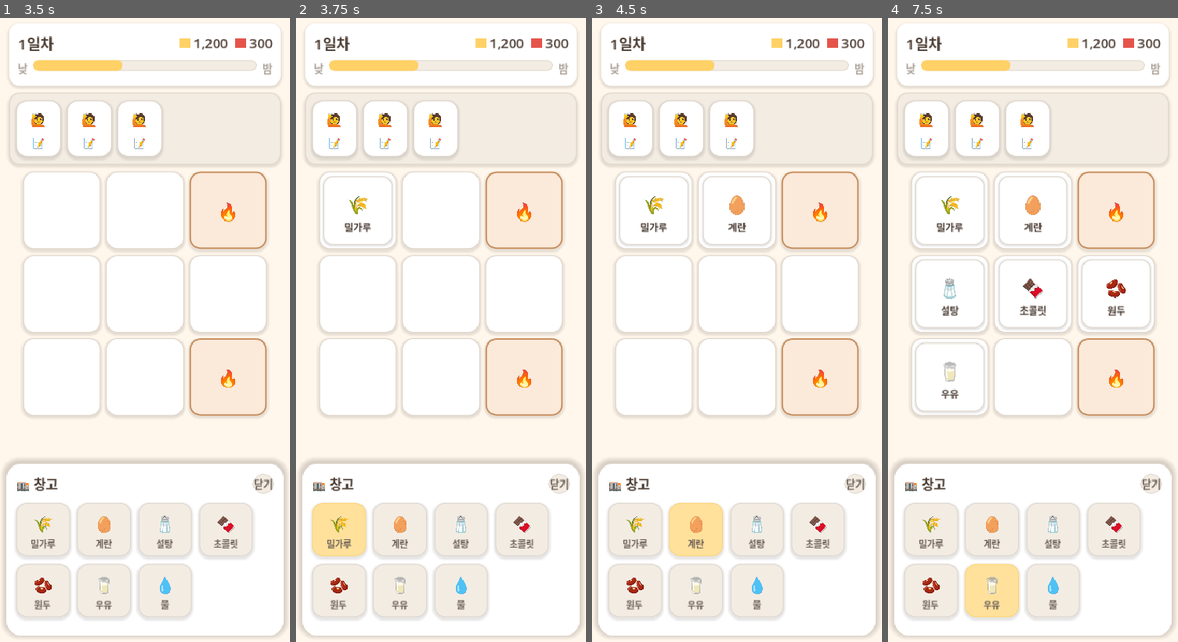
Above: before the commit, frames 1-4 (left to right).
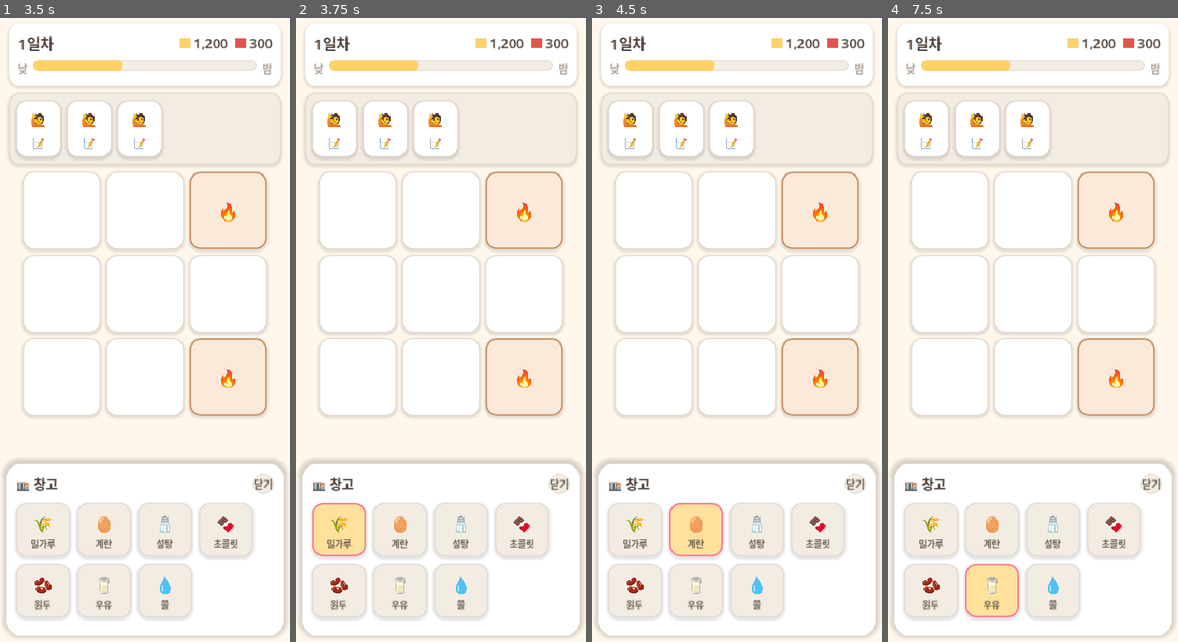
Above: after the commit, the same moments.

Repository: yellyB/game-slot-kitchen
Game: Godot game, scene res://scenes/Main.tscn
Same seed, same stepped clock (60 frames per second), same inputs: the game is played once before the commit and once after it.
Inputs (mouse positions are in pixels of both pictures, inside the frame that each line leads up to):
- Up to frame 1 (3.5 s): click "🏬 창고" at 0.5 s; click "🗑️ 휴지통" at 1.25 s; click "닫기" at 2 s; click "🏬 창고" at 2.75 s
- Up to frame 2 (3.75 s): click (339, 529) at 3.52 s
- Up to frame 3 (4.5 s): click (696, 529) at 4.27 s
- Up to frame 4 (7.5 s): click (1053, 529) at 5.02 s; click (1114, 529) at 5.77 s; click (931, 592) at 6.52 s; click (992, 592) at 7.27 s

Frame 1 is identical in both runs. In frame 2, 0.5% of the frame differs, in the area x 5-34%, y 25-87%; in frame 3, 0.9%; in frame 4, 2.4%, in the area x 9-91%, y 25-97%.

Commit message:
feat: 창고→슬롯 드래그 + 슬롯↔슬롯 이동 (클릭·드래그 공용)
Slot/IngredientCard/IngredientTile/TrashButton을 통합 이동 인터페이스로
정리. 이제 모든 이동(창고→슬롯, 슬롯↔슬롯, 슬롯→휴지통)이 클릭-투-클릭과
드래그앤드롭 둘 다로 동작. 선택 시 하이라이트, 빈 곳 클릭 시 선택 해제.

Co-Authored-By: Claude Opus 4.8 (1M context) <noreply@anthropic.com>

Diff:
--- a/scripts/ingredient_card.gd
+++ b/scripts/ingredient_card.gd
@@ -1,9 +1,10 @@
 class_name IngredientCard
 extends PanelContainer
-## 슬롯에 놓이는 재료 카드. 휴지통으로 드래그하면 제거된다.
+## 슬롯에 놓인 재료 카드. 소스 역할 — 클릭/드래그로 다른 슬롯·휴지통으로 이동.
 ## 아이콘/이름은 placeholder — 나중에 손그림 TextureRect로 교체.
 
 var ing_id: String
+var _style: StyleBoxFlat
 
 func setup(id: String) -> void:
 	ing_id = id
@@ -12,36 +13,63 @@
 	mouse_filter = Control.MOUSE_FILTER_STOP
 	var def := Ingredients.get_def(ing_id)
 
-	var s := StyleBoxFlat.new()
-	s.bg_color = Palette.WHITE
-	s.set_corner_radius_all(12)
-	s.set_border_width_all(1)
-	s.border_color = Palette.GRAY300
-	s.shadow_color = Color(0.164, 0.129, 0.106, 0.12)
-	s.shadow_size = 3
-	s.shadow_offset = Vector2(0, 1)
-	add_theme_stylebox_override("panel", s)
+	_style = StyleBoxFlat.new()
+	_style.bg_color = Palette.WHITE
+	_style.set_corner_radius_all(12)
+	_style.set_border_width_all(1)
+	_style.border_color = Palette.GRAY300
+	_style.shadow_color = Color(0.164, 0.129, 0.106, 0.12)
+	_style.shadow_size = 3
+	_style.shadow_offset = Vector2(0, 1)
+	add_theme_stylebox_override("panel", _style)
 
 	var v := VBoxContainer.new()
+	v.mouse_filter = Control.MOUSE_FILTER_IGNORE
 	v.alignment = BoxContainer.ALIGNMENT_CENTER
 	v.add_theme_constant_override("separation", 2)
 	add_child(v)
 
 	var icon := Label.new()
 	icon.text = str(def.get("icon", "?"))
+	icon.mouse_filter = Control.MOUSE_FILTER_IGNORE
 	icon.add_theme_font_size_override("font_size", 30)
 	icon.horizontal_alignment = HORIZONTAL_ALIGNMENT_CENTER
 	v.add_child(icon)
 
 	var name_lbl := Label.new()
 	name_lbl.text = str(def.get("name", ing_id))
+	name_lbl.mouse_filter = Control.MOUSE_FILTER_IGNORE
 	name_lbl.add_theme_font_size_override("font_size", 13)
 	name_lbl.add_theme_color_override("font_color", Palette.TEXT)
 	name_lbl.horizontal_alignment = HORIZONTAL_ALIGNMENT_CENTER
 	v.add_child(name_lbl)
 
-## 드래그 시작 — 휴지통(TrashButton)이 받아 제거.
+
+# ── 공용 소스 인터페이스 ──────────────────────────────────
+func get_move_payload() -> Dictionary:
+	return {"kind": "move", "card": self}
+
+
+func set_selected(sel: bool) -> void:
+	_style.border_color = Palette.MAIN if sel else Palette.GRAY300
+	_style.set_border_width_all(2 if sel else 1)
+
+
+# ── 클릭 ──────────────────────────────────────────────────
+func _gui_input(event: InputEvent) -> void:
+	if event is InputEventMouseButton and event.button_index == MOUSE_BUTTON_LEFT and not event.pressed:
+		Move.on_click(self)
+		accept_event()
+
+
+# ── 드래그 시작 ───────────────────────────────────────────
 func _get_drag_data(_at_position: Vector2) -> Variant:
+	Move.begin_drag()
+	set_drag_preview(_make_preview())
+	return get_move_payload()
+
+
+func _make_preview() -> Control:
 	var preview := PanelContainer.new()
 	var ps := StyleBoxFlat.new()
 	ps.bg_color = Palette.WHITE
@@ -55,6 +83,4 @@
 	lbl.text = str(Ingredients.get_def(ing_id).get("icon", "?"))
 	lbl.add_theme_font_size_override("font_size", 30)
 	preview.add_child(lbl)
-
-	set_drag_preview(preview)
-	return {"type": "ingredient", "card": self, "id": ing_id}
+	return preview
--- /dev/null
+++ b/scripts/ingredient_tile.gd
@@ -0,0 +1,90 @@
+class_name IngredientTile
+extends Button
+## 창고 재료 타일. 소스 역할 — 클릭/드래그로 슬롯에 신규 배치("new").
+## 보드가 꽉 차면 main에서 disabled 처리.
+
+var ing_id: String
+var _selected := false
+
+func setup(id: String) -> void:
+	ing_id = id
+
+func _ready() -> void:
+	custom_minimum_size = Vector2(72, 72)
+	toggle_mode = false
+	_apply_style()
+
+	var v := VBoxContainer.new()
+	v.mouse_filter = Control.MOUSE_FILTER_IGNORE
+	v.set_anchors_and_offsets_preset(Control.PRESET_FULL_RECT)
+	v.alignment = BoxContainer.ALIGNMENT_CENTER
+	v.add_theme_constant_override("separation", 2)
+	add_child(v)
+
+	var def := Ingredients.get_def(ing_id)
+	var icon := Label.new()
+	icon.text = str(def.get("icon", "?"))
+	icon.mouse_filter = Control.MOUSE_FILTER_IGNORE
+	icon.add_theme_font_size_override("font_size", 26)
+	icon.horizontal_alignment = HORIZONTAL_ALIGNMENT_CENTER
+	v.add_child(icon)
+
+	var name_lbl := Label.new()
+	name_lbl.text = str(def.get("name", ing_id))
+	name_lbl.mouse_filter = Control.MOUSE_FILTER_IGNORE
+	name_lbl.add_theme_font_size_override("font_size", 12)
+	name_lbl.add_theme_color_override("font_color", Palette.GRAY700)
+	name_lbl.horizontal_alignment = HORIZONTAL_ALIGNMENT_CENTER
+	v.add_child(name_lbl)
+
+	pressed.connect(func(): Move.on_click(self))
+
+
+# ── 공용 소스 인터페이스 ──────────────────────────────────
+func get_move_payload() -> Dictionary:
+	return {"kind": "new", "id": ing_id}
+
+
+func set_selected(sel: bool) -> void:
+	_selected = sel
+	_apply_style()
+
+
+# ── 드래그 시작 ───────────────────────────────────────────
+func _get_drag_data(_at_position: Vector2) -> Variant:
+	Move.begin_drag()
+	var preview := PanelContainer.new()
+	var ps := StyleBoxFlat.new()
+	ps.bg_color = Palette.WHITE
+	ps.set_corner_radius_all(12)
+	ps.set_border_width_all(2)
+	ps.border_color = Palette.MAIN
+	preview.add_theme_stylebox_override("panel", ps)
+	preview.modulate = Color(1, 1, 1, 0.9)
+	var lbl := Label.new()
+	lbl.text = str(Ingredients.get_def(ing_id).get("icon", "?"))
+	lbl.add_theme_font_size_override("font_size", 26)
+	preview.add_child(lbl)
+	set_drag_preview(preview)
+	return get_move_payload()
+
+
+func _apply_style() -> void:
+	var border := Palette.MAIN if _selected else Palette.GRAY300
+	var border_w := 2 if _selected else 1
+	add_theme_stylebox_override("normal", _tile_box(Palette.GRAY100, border, border_w))
+	add_theme_stylebox_override("hover", _tile_box(Palette.ACCENT.lightened(0.35), border, border_w))
+	add_theme_stylebox_override("pressed", _tile_box(Palette.ACCENT.lightened(0.2), Palette.ACCENT, 2))
+	add_theme_stylebox_override("disabled", _tile_box(Palette.GRAY100, Palette.GRAY300, 1))
+
+
+func _tile_box(bg: Color, border: Color, border_w: int) -> StyleBoxFlat:
+	var s := StyleBoxFlat.new()
+	s.bg_color = bg
+	s.set_corner_radius_all(14)
+	s.set_border_width_all(border_w)
+	s.border_color = border
+	s.shadow_color = Color(0.164, 0.129, 0.106, 0.12)
+	s.shadow_size = 4
+	s.shadow_offset = Vector2(0, 2)
+	return s
--- a/scripts/main.gd
+++ b/scripts/main.gd
@@ -1,40 +1,40 @@
 extends Control
 ## 메인 게임 화면.
 ## D1: 정적 레이아웃(상단바·손님 큐·슬롯 그리드·하단 버튼).
-## D2: 창고에서 재료 꺼내 빈 슬롯 채우기(no-stack) + 휴지통 드래그로 제거.
+## D2: 창고에서 재료 꺼내기 + 슬롯 배치/이동/휴지통 제거.
+##     모든 이동은 Move 컨트롤러로 클릭·드래그 공용 처리.
 ## 비주얼-A: StyleBoxFlat 테마(둥근·팔레트색·그림자)를 코드로.
 
 const GRID_COLS := 3
 const GRID_SLOTS := 9
 const TOOL_SLOTS := [2, 8]  # 도구석(🔥) 위치 (우상·우하) — 재료 못 들어옴
 
-# 슬롯 상태 (인덱스 정렬)
-var _slot_holders: Array[MarginContainer] = []  # 카드가 담기는 칸
-var _slot_is_tool: Array[bool] = []
-
-# 하단 버튼 / 창고 시트
+var _slots: Array[Slot] = []
+
 var _warehouse_btn: Button
 var _trash_btn: TrashButton
 var _warehouse_sheet: Panel
-var _tiles: Array[Button] = []
+var _tiles: Array[IngredientTile] = []
 
 
 func _ready() -> void:
-	# 배경 크림
+	# 배경 크림 — 빈 곳 클릭 시 선택 해제 캐처
 	var bg := ColorRect.new()
 	bg.color = Palette.BG_CREAM
 	bg.set_anchors_and_offsets_preset(Control.PRESET_FULL_RECT)
-	bg.mouse_filter = Control.MOUSE_FILTER_IGNORE
+	bg.gui_input.connect(_on_background_input)
 	add_child(bg)
 
-	# 바깥 여백
+	# 바깥 여백 (구조 컨테이너는 클릭 통과 → 빈 곳 클릭이 bg로)
 	var margin := MarginContainer.new()
 	margin.set_anchors_and_offsets_preset(Control.PRESET_FULL_RECT)
+	margin.mouse_filter = Control.MOUSE_FILTER_IGNORE
 	for side in ["left", "right", "top", "bottom"]:
 		margin.add_theme_constant_override("margin_" + side, 12)
 	add_child(margin)
 
 	var col := VBoxContainer.new()
+	col.mouse_filter = Control.MOUSE_FILTER_IGNORE
 	col.add_theme_constant_override("separation", 10)
 	margin.add_child(col)
 
@@ -43,6 +43,7 @@
 	col.add_child(_build_slot_grid())
 
 	var spacer := Control.new()
+	spacer.mouse_filter = Control.MOUSE_FILTER_IGNORE
 	spacer.size_flags_vertical = Control.SIZE_EXPAND_FILL
 	col.add_child(spacer)
 
@@ -51,6 +52,8 @@
 	# 창고 시트는 다른 UI 위에 뜨도록 마지막에 추가
 	_warehouse_sheet = _build_warehouse_sheet()
 	add_child(_warehouse_sheet)
+
+	Move.performed.connect(_refresh_tiles)
 
 
 # ── 상단바: 일차·돈·가게세 + 영업시간 바 ──────────────────────
@@ -67,7 +70,6 @@
 	box.add_theme_constant_override("separation", 8)
 	pad.add_child(box)
 
-	# 1행: 일차 · 돈 · 가게세
 	var row := HBoxContainer.new()
 	row.add_theme_constant_override("separation", 10)
 	box.add_child(row)
@@ -78,10 +80,9 @@
 	gap.size_flags_horizontal = Control.SIZE_EXPAND_FILL
 	row.add_child(gap)
 
-	row.add_child(_money(Palette.ACCENT, "1,200"))   # 돈 🪙
-	row.add_child(_money(Palette.DANGER, "300"))      # 가게세 🏠
-
-	# 2행: 영업시간 진행 바 (해 → 달)
+	row.add_child(_money(Palette.ACCENT, "1,200"))
+	row.add_child(_money(Palette.DANGER, "300"))
+
 	var hours := HBoxContainer.new()
 	hours.add_theme_constant_override("separation", 8)
 	box.add_child(hours)
@@ -153,47 +154,28 @@
 # ── 슬롯 그리드: 3×3, 도구석 2 ────────────────────────────
 func _build_slot_grid() -> Control:
 	var center := CenterContainer.new()
+	center.mouse_filter = Control.MOUSE_FILTER_IGNORE
 
 	var grid := GridContainer.new()
+	grid.mouse_filter = Control.MOUSE_FILTER_IGNORE
 	grid.columns = GRID_COLS
 	grid.add_theme_constant_override("h_separation", 8)
 	grid.add_theme_constant_override("v_separation", 8)
 	center.add_child(grid)
 
 	for i in range(GRID_SLOTS):
-		grid.add_child(_slot(i in TOOL_SLOTS))
+		var slot := Slot.new()
+		slot.setup(i in TOOL_SLOTS)
+		_slots.append(slot)
+		grid.add_child(slot)
 
 	return center
-
-
-func _slot(is_tool: bool) -> Control:
-	var slot := PanelContainer.new()
-	slot.custom_minimum_size = Vector2(104, 104)
-	if is_tool:
-		slot.add_theme_stylebox_override("panel", _card_box(Color("FBE9DA"), Palette.SUB, 2))
-	else:
-		slot.add_theme_stylebox_override("panel", _card_box(Palette.WHITE, Palette.GRAY300))
-
-	# 카드가 담기는 내부 칸 (약간의 안쪽 여백)
-	var holder := MarginContainer.new()
-	for side in ["left", "right", "top", "bottom"]:
-		holder.add_theme_constant_override("margin_" + side, 6)
-	slot.add_child(holder)
-
-	if is_tool:
-		var lbl := _label("🔥", 28, false, Palette.SUB)
-		lbl.horizontal_alignment = HORIZONTAL_ALIGNMENT_CENTER
-		lbl.vertical_alignment = VERTICAL_ALIGNMENT_CENTER
-		holder.add_child(lbl)
-
-	_slot_holders.append(holder)
-	_slot_is_tool.append(is_tool)
-	return slot
 
 
 # ── 하단 버튼: 창고 · 휴지통 ───────────────────────────────
 func _build_bottom_buttons() -> Control:
 	var row := HBoxContainer.new()
+	row.mouse_filter = Control.MOUSE_FILTER_IGNORE
 	row.add_theme_constant_override("separation", 10)
 
 	_warehouse_btn = _make_bottom_button(Palette.MAIN)
@@ -204,7 +186,6 @@
 	_trash_btn = TrashButton.new()
 	_trash_btn.text = "🗑️ 휴지통"
 	_style_bottom_button(_trash_btn, Palette.SUB)
-	_trash_btn.ingredient_dropped.connect(_on_trash_drop)
 	row.add_child(_trash_btn)
 
 	return row
@@ -214,7 +195,6 @@
 func _build_warehouse_sheet() -> Panel:
 	var sheet := Panel.new()
 	sheet.visible = false
-	# 화면 하단에 붙이기
 	sheet.anchor_left = 0.0
 	sheet.anchor_right = 1.0
 	sheet.anchor_top = 1.0
@@ -244,7 +224,6 @@
 	v.add_theme_constant_override("separation", 12)
 	pad.add_child(v)
 
-	# 헤더: 🏬 창고 ... [닫기]
 	var header := HBoxContainer.new()
 	v.add_child(header)
 	header.add_child(_label("🏬 창고", 18, true))
@@ -261,7 +240,6 @@
 	close.pressed.connect(_toggle_warehouse)
 	header.add_child(close)
 
-	# 재료 타일 그리드 (해금된 것만)
 	var grid := GridContainer.new()
 	grid.columns = 4
 	grid.add_theme_constant_override("h_separation", 10)
@@ -269,85 +247,36 @@
 	v.add_child(grid)
 
 	for id in Ingredients.unlocked_ids():
-		var tile := _ingredient_tile(id)
+		var tile := IngredientTile.new()
+		tile.setup(id)
 		_tiles.append(tile)
 		grid.add_child(tile)
 
 	return sheet
 
 
-## 창고 타일 — 탭하면 다음 빈 슬롯에 재료 배치.
-func _ingredient_tile(id: String) -> Button:
-	var def := Ingredients.get_def(id)
-	var tile := Button.new()
-	tile.custom_minimum_size = Vector2(72, 72)
-	tile.add_theme_stylebox_override("normal", _card_box(Palette.GRAY100, Palette.GRAY300))
-	tile.add_theme_stylebox_override("hover", _card_box(Palette.ACCENT.lightened(0.35), Palette.ACCENT))
-	tile.add_theme_stylebox_override("pressed", _card_box(Palette.ACCENT.lightened(0.2), Palette.ACCENT))
-	tile.add_theme_stylebox_override("disabled", _card_box(Palette.GRAY100, Palette.GRAY300))
-
-	var v := VBoxContainer.new()
-	v.mouse_filter = Control.MOUSE_FILTER_IGNORE
-	v.set_anchors_and_offsets_preset(Control.PRESET_FULL_RECT)
-	v.alignment = BoxContainer.ALIGNMENT_CENTER
-	v.add_theme_constant_override("separation", 2)
-	tile.add_child(v)
-
-	var icon := _label(str(def.get("icon", "?")), 26, false)
-	icon.horizontal_alignment = HORIZONTAL_ALIGNMENT_CENTER
-	icon.mouse_filter = Control.MOUSE_FILTER_IGNORE
-	v.add_child(icon)
-
-	var name_lbl := _label(str(def.get("name", id)), 12, false, Palette.GRAY700)
-	name_lbl.horizontal_alignment = HORIZONTAL_ALIGNMENT_CENTER
-	name_lbl.mouse_filter = Control.MOUSE_FILTER_IGNORE
-	v.add_child(name_lbl)
-
-	tile.pressed.connect(func(): _place_ingredient(id))
-	return tile
-
-
-# ── 상호작용 로직 ─────────────────────────────────────────
+# ── 상호작용 ──────────────────────────────────────────────
 func _toggle_warehouse() -> void:
 	_warehouse_sheet.visible = not _warehouse_sheet.visible
 	if _warehouse_sheet.visible:
 		_refresh_tiles()
 
 
-## 재료를 다음 빈 슬롯에 1개 배치 (no-stack). 빈 칸 없으면 무시.
-func _place_ingredient(id: String) -> void:
-	var idx := _first_empty_slot()
-	if idx == -1:
-		return
-	var card := IngredientCard.new()
-	card.setup(id)
-	card.size_flags_horizontal = Control.SIZE_EXPAND_FILL
-	card.size_flags_vertical = Control.SIZE_EXPAND_FILL
-	_slot_holders[idx].add_child(card)
-	_refresh_tiles()
-
-
-## 휴지통에 드롭된 카드 제거 + 슬롯 회복.
-func _on_trash_drop(card: IngredientCard) -> void:
-	if card == null or not is_instance_valid(card):
-		return
-	var holder := card.get_parent()
-	if holder:
-		holder.remove_child(card)
-	card.queue_free()
-	_refresh_tiles()
-
-
-func _first_empty_slot() -> int:
-	for i in _slot_holders.size():
-		if not _slot_is_tool[i] and _slot_holders[i].get_child_count() == 0:
-			return i
-	return -1
-
-
-## 빈 슬롯 없으면 모든 타일 비활성(회색).
+func _on_background_input(event: InputEvent) -> void:
+	if event is InputEventMouseButton and event.button_index == MOUSE_BUTTON_LEFT and not event.pressed:
+		Move.background_click()
+
+
+func _board_full() -> bool:
+	for s in _slots:
+		if s.is_empty():
+			return false
+	return true
+
+
+## 빈 슬롯 없으면 창고 타일 비활성(회색).
 func _refresh_tiles() -> void:
-	var full := _first_empty_slot() == -1
+	var full := _board_full()
 	for tile in _tiles:
 		tile.disabled = full
 		tile.modulate = Color(1, 1, 1, 0.45) if full else Color.WHITE
@@ -357,6 +286,7 @@
 func _label(text: String, size: int, bold: bool, color: Color = Palette.TEXT) -> Label:
 	var l := Label.new()
 	l.text = text
+	l.mouse_filter = Control.MOUSE_FILTER_IGNORE
 	l.add_theme_font_size_override("font_size", size)
 	l.add_theme_color_override("font_color", color)
 	if bold:
--- /dev/null
+++ b/scripts/slot.gd
@@ -0,0 +1,112 @@
+class_name Slot
+extends PanelContainer
+## 카드가 놓이는 칸. 도구석은 재료/카드를 받지 않는다.
+## 타깃 역할: 창고 신규 배치("new") / 다른 슬롯에서 이동("move").
+## 클릭·드래그 모두 can_accept/accept로 처리 (Move 컨트롤러 참고).
+
+var is_tool := false
+var _holder: MarginContainer
+
+func setup(tool: bool) -> void:
+	is_tool = tool
+
+func _ready() -> void:
+	custom_minimum_size = Vector2(104, 104)
+	add_theme_stylebox_override("panel", _box())
+
+	_holder = MarginContainer.new()
+	# 빈 슬롯의 클릭/드롭이 Slot 자신에게 오도록 holder는 마우스 통과 무시
+	_holder.mouse_filter = Control.MOUSE_FILTER_IGNORE
+	for side in ["left", "right", "top", "bottom"]:
+		_holder.add_theme_constant_override("margin_" + side, 6)
+	add_child(_holder)
+
+	if is_tool:
+		var lbl := Label.new()
+		lbl.text = "🔥"
+		lbl.mouse_filter = Control.MOUSE_FILTER_IGNORE
+		lbl.add_theme_font_size_override("font_size", 28)
+		lbl.add_theme_color_override("font_color", Palette.SUB)
+		lbl.horizontal_alignment = HORIZONTAL_ALIGNMENT_CENTER
+		lbl.vertical_alignment = VERTICAL_ALIGNMENT_CENTER
+		_holder.add_child(lbl)
+
+
+func is_empty() -> bool:
+	return not is_tool and _get_card() == null
+
+
+func _get_card() -> IngredientCard:
+	for ch in _holder.get_children():
+		if ch is IngredientCard:
+			return ch
+	return null
+
+
+## 창고에서 꺼낸 재료를 신규 배치.
+func place_new(id: String) -> void:
+	if not is_empty():
+		return
+	var card := IngredientCard.new()
+	card.setup(id)
+	card.size_flags_horizontal = Control.SIZE_EXPAND_FILL
+	card.size_flags_vertical = Control.SIZE_EXPAND_FILL
+	_holder.add_child(card)
+
+
+## 다른 슬롯에서 카드를 옮겨오기.
+func take_card(card: IngredientCard) -> void:
+	if not is_empty() or card == null or not is_instance_valid(card):
+		return
+	var prev := card.get_parent()
+	if prev:
+		prev.remove_child(card)
+	_holder.add_child(card)
+
+
+# ── 공용 타깃 인터페이스 (클릭·드래그 공용) ────────────────
+func can_accept(payload: Dictionary) -> bool:
+	if is_tool or not is_empty():
+		return false
+	return payload.get("kind") == "new" or payload.get("kind") == "move"
+
+
+func accept(payload: Dictionary) -> void:
+	match payload.get("kind"):
+		"new":
+			place_new(str(payload.get("id")))
+		"move":
+			take_card(payload.get("card"))
+
+
+# ── 클릭(빈 슬롯) ─────────────────────────────────────────
+func _gui_input(event: InputEvent) -> void:
+	if event is InputEventMouseButton and event.button_index == MOUSE_BUTTON_LEFT and not event.pressed:
+		Move.on_click(self)
+		accept_event()
+
+
+# ── 드래그앤드롭 타깃 ─────────────────────────────────────
+func _can_drop_data(_at_position: Vector2, data: Variant) -> bool:
+	return typeof(data) == TYPE_DICTIONARY and can_accept(data)
+
+
+func _drop_data(_at_position: Vector2, data: Variant) -> void:
+	Move.on_drop(self, data)
+
+
+func _box() -> StyleBoxFlat:
+	var s := StyleBoxFlat.new()
+	s.set_corner_radius_all(14)
+	s.shadow_color = Color(0.164, 0.129, 0.106, 0.12)
+	s.shadow_size = 4
+	s.shadow_offset = Vector2(0, 2)
+	if is_tool:
+		s.bg_color = Color("FBE9DA")
+		s.set_border_width_all(2)
+		s.border_color = Palette.SUB
+	else:
+		s.bg_color = Palette.WHITE
+		s.set_border_width_all(1)
+		s.border_color = Palette.GRAY300
+	return s
--- a/scripts/trash_button.gd
+++ b/scripts/trash_button.gd
@@ -1,11 +1,31 @@
 class_name TrashButton
 extends Button
-## 휴지통 — 재료 카드를 드롭하면 제거 신호를 낸다.
+## 휴지통. 타깃 역할 — "move" payload(슬롯의 재료 카드)를 받아 제거.
+## 클릭·드래그 공용 (can_accept/accept). 창고 신규("new")는 받지 않음.
 
-signal ingredient_dropped(card: IngredientCard)
+func _ready() -> void:
+	pressed.connect(func(): Move.on_click(self))
 
+
+# ── 공용 타깃 인터페이스 ──────────────────────────────────
+func can_accept(payload: Dictionary) -> bool:
+	return payload.get("kind") == "move"
+
+
+func accept(payload: Dictionary) -> void:
+	var card = payload.get("card")
+	if card == null or not is_instance_valid(card):
+		return
+	var holder := (card as Node).get_parent()
+	if holder:
+		holder.remove_child(card)
+	card.queue_free()
+
+
+# ── 드래그앤드롭 타깃 ─────────────────────────────────────
 func _can_drop_data(_at_position: Vector2, data: Variant) -> bool:
-	return typeof(data) == TYPE_DICTIONARY and data.get("type") == "ingredient"
+	return typeof(data) == TYPE_DICTIONARY and can_accept(data)
+
 
 func _drop_data(_at_position: Vector2, data: Variant) -> void:
-	ingredient_dropped.emit(data.get("card"))
+	Move.on_drop(self, data)
Not shown, added: scripts/ingredient_tile.gd.uid
Not shown, added: scripts/slot.gd.uid
